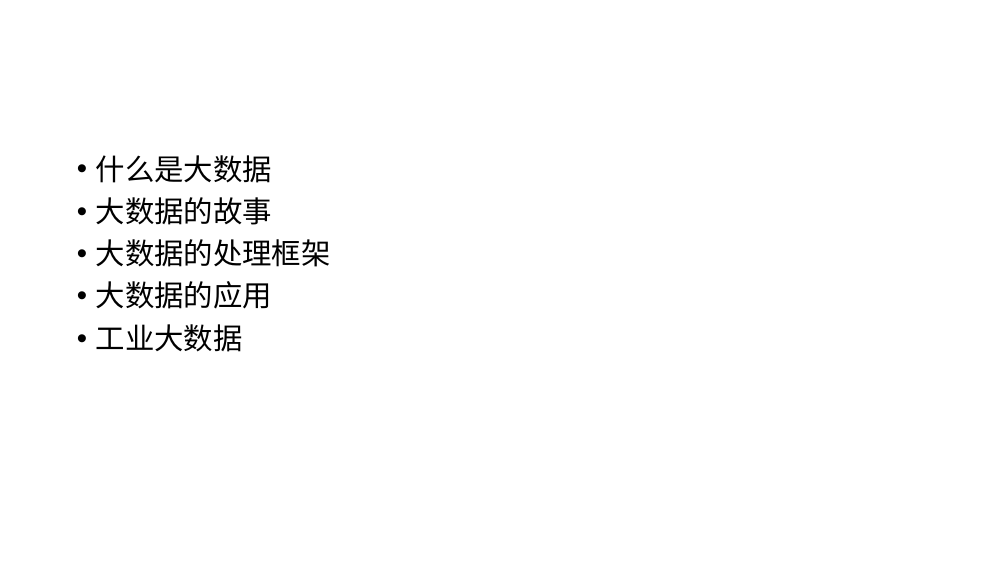
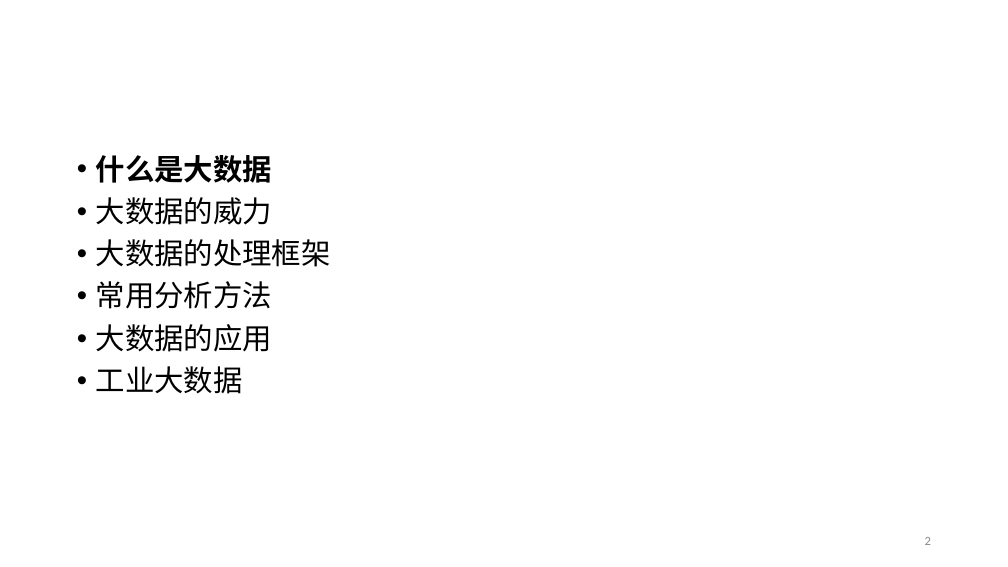
Before and after one commit to prm10/paper, a slide deck: slide 2 of presentation/big data.pptx. Drawn at 1008x567 pixels with LibreOffice and Linux fonts; fonts in the diff are those of the drawing. Boxes give left, top, right and bottom in pixels: in the first picture for what was removed or moved away, otherwise in the second. Text is boxed around its words. In the diff, an @@ line names an element or a change of style, - is before the commit and + after.

```diff
--- a/presentation/big data.pptx
+++ b/presentation/big data.pptx
@@ text at bbox=[96, 155, 272, 183]: bold on in "什么是大数据" @@
@@ text at bbox=[96, 197, 272, 225]: text changed @@
-• 大数据的故事
+• 大数据的威力
@@ text at bbox=[96, 281, 272, 309]: paragraph added @@
+• 常用分析方法
@@ page number added at bbox=[925, 537, 931, 545], 12 pt, text #8C8C8C @@
+2
```
Also in this commit, not shown: 10 other slides changed, 17 slides added, 3 slides removed, 2 other files.
